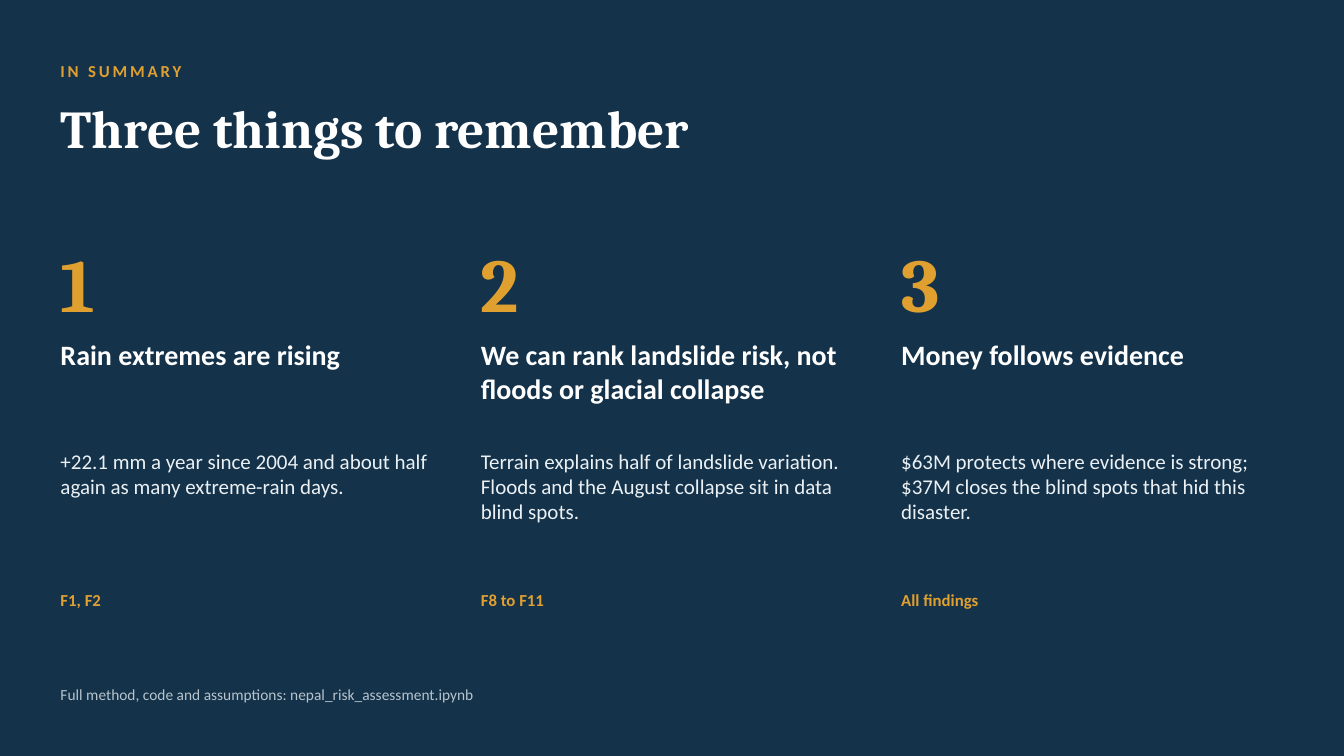
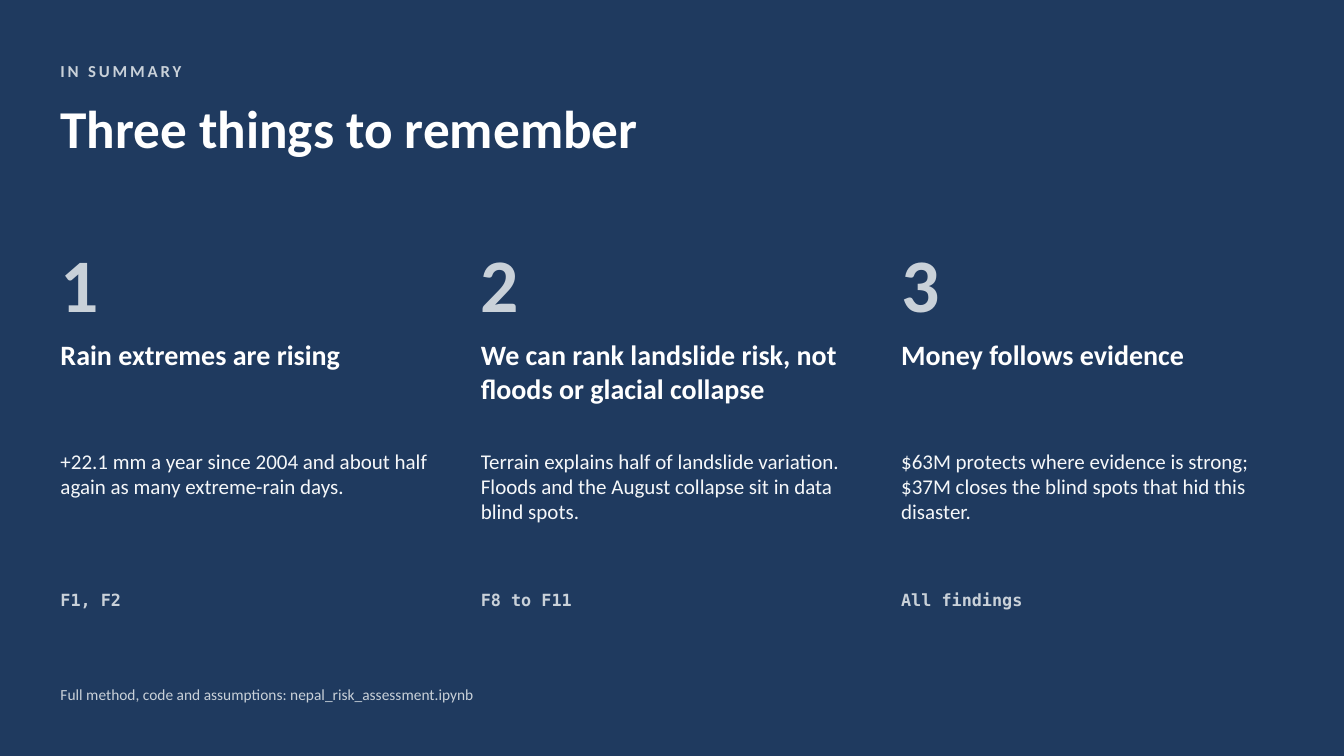
Before and after one commit to CodeWithDonKay/nepal-climate-risk, a slide deck: slide 17 of Nepal_Climate_Risk_Deck.pptx. Drawn at 1344x756 pixels with LibreOffice and Linux fonts; fonts in the diff are those of the drawing. Boxes give left, top, right and bottom in pixels: in the first picture for what was removed or moved away, otherwise in the second. Text is boxed around its words. In the diff, an @@ line names an element or a change of style, - is before the commit and + after.

Commit message:
Restyle slide deck to match the app's design system

```diff
--- a/Nepal_Climate_Risk_Deck.pptx
+++ b/Nepal_Climate_Risk_Deck.pptx
@@ background #14324A to #1F3A5F @@
@@ text "IN SUMMARY" at (60, 66, 181, 77): text colour #E0A030 to #C9D1D9 @@
@@ title "Three things to remember" at (60, 110, 638, 157): font Cambria to Calibri @@
@@ font Cambria to Calibri, text colour #E0A030 to #C9D1D9 in 3 elements at (60, 263, 98, 312), (481, 262, 519, 312), (901, 262, 939, 313) @@
@@ text colour #EAF0F3 to #F5F7F9 in 3 elements at (60, 454, 427, 498), (481, 454, 838, 523), (901, 454, 1248, 519) @@
@@ font Calibri to DejaVu Sans Mono, text colour #E0A030 to #C9D1D9 in 3 elements at (60, 593, 121, 609), (481, 593, 571, 606), (901, 593, 1023, 610) @@
@@ text "Full method, code and assumptions: ..." at (60, 689, 473, 703): text colour #B7C4CC to #C9D1D9 @@
```
Also in this commit, not shown: 17 other slides changed, 1 other file.
